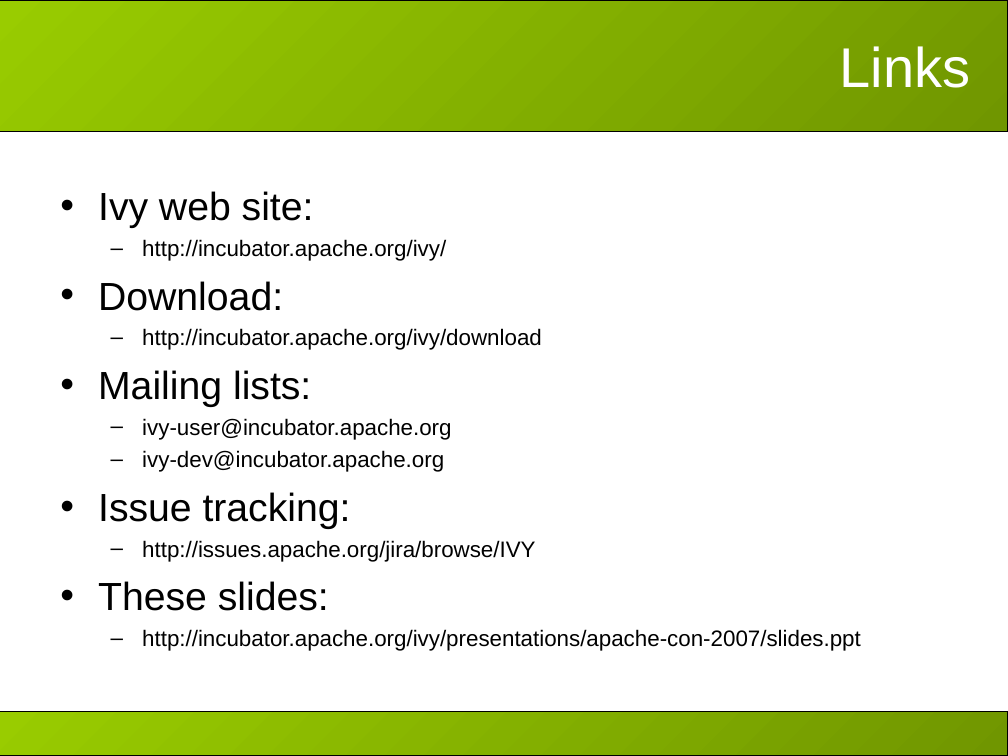
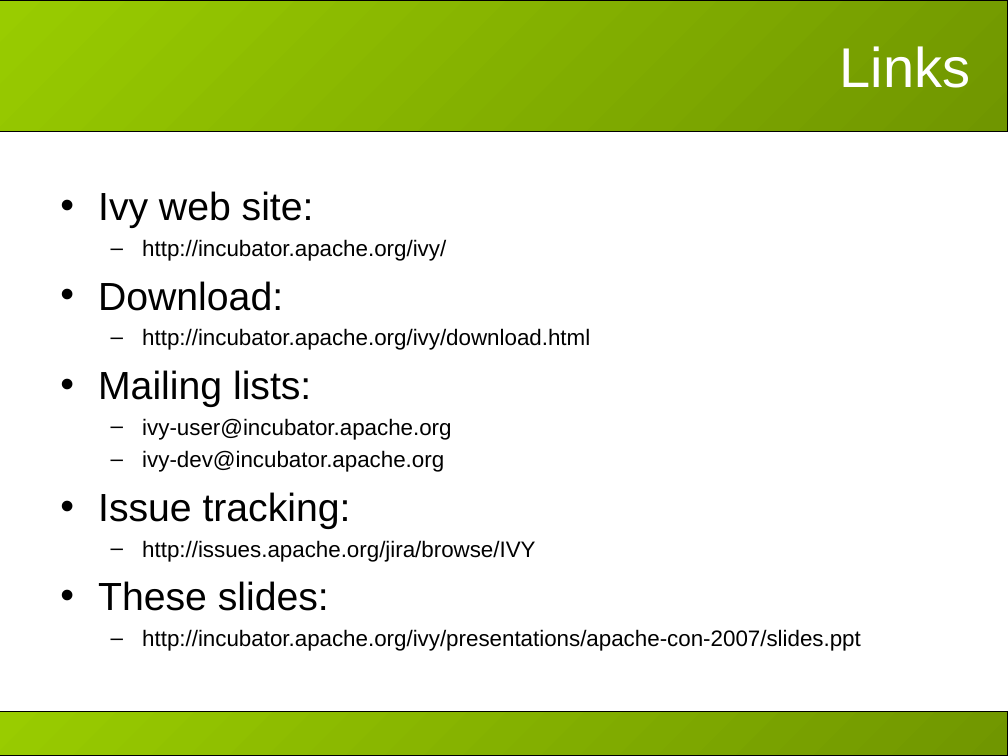
Before and after one commit to apache/ant-ivy, a slide deck: slide 29 of doc/presentations/apache-con-2007/slides.ppt. Drawn at 1008x756 pixels with LibreOffice and Linux fonts; fonts in the diff are those of the drawing; background and template pictures are left out. Boxes give left, top, right and bottom in pixels: in the first picture for what was removed or moved away, otherwise in the second. Text is boxed around its words. In the diff, an @@ line names an element or a change of style, - is before the commit and + after.

Commit message:
some ApacheCon presentation updates before the talk: - add demo 3 - slight review of slides - upgrade demos to 2.0 alpha1

```diff
--- a/doc/presentations/apache-con-2007/slides.ppt
+++ b/doc/presentations/apache-con-2007/slides.ppt
@@ text at [142,328,590,350]: text changed @@
-  – http://incubator.apache.org/ivy/download
+  – http://incubator.apache.org/ivy/download.html
```
Also in this commit, not shown: 4 other slides changed, 13 other files.
